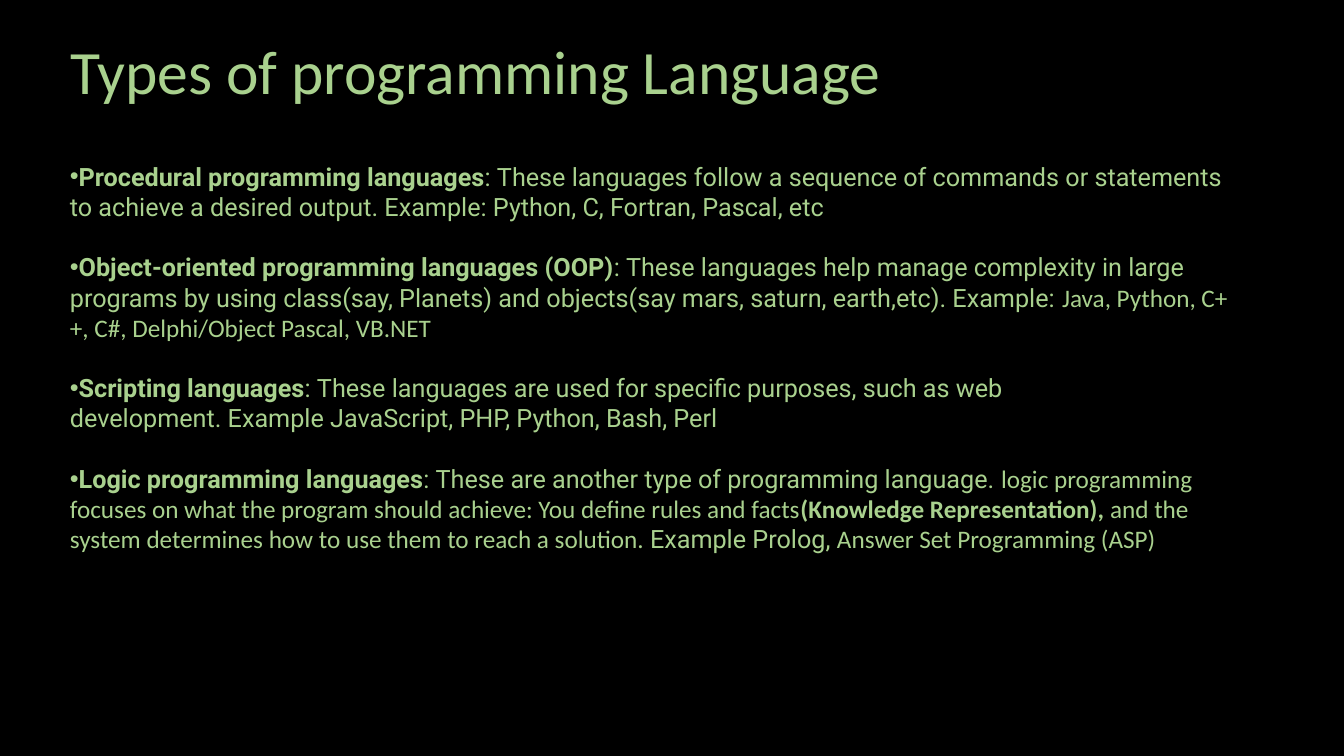
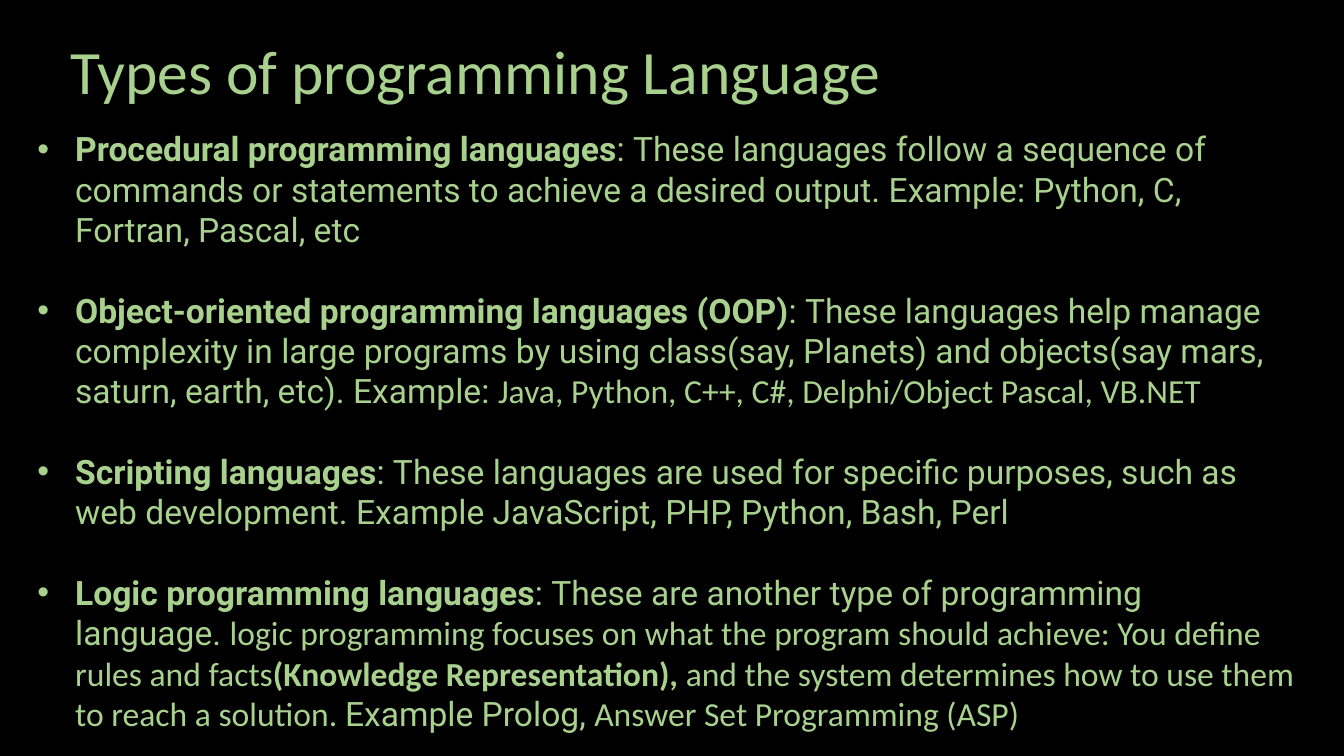
Before and after one commit to ash322ash422/tut_python, a slide deck: slide 15 of 01_Python_Essentials/L01-Intro-installation/01-1_what_is_programming_and_Why_Python.pptx (slide 13 before the commit). Drawn at 1344x756 pixels with LibreOffice and Linux fonts; fonts in the diff are those of the drawing; background and template pictures are left out. Boxes give left, top, right and bottom in pixels: in the first picture for what was removed or moved away, otherwise in the second. Text is boxed around its words. In the diff, an @@ line names an element or a change of style, - is before the commit and + after.

```diff
--- a/01_Python_Essentials/L01-Intro-installation/01-1_what_is_programming_and_Why_Python.pptx
+++ b/01_Python_Essentials/L01-Intro-installation/01-1_what_is_programming_and_Why_Python.pptx
@@ text "Procedural programming languages: These languages ...": place and size @@
-text "Procedural programming languages: These languages ..." at [70, 167, 1227, 554]
+text "Procedural programming languages: These languages ..." at [75, 135, 1293, 692]
@@ text at [75, 135, 1293, 692]: size 18 to 24 pt in "Procedural programming languages: These languages follow a ...", "Scripting languages: These languages are used for ...", "Logic programming languages: These are another type ..."; indent changed @@
@@ text at [75, 296, 1263, 411]: text changed; size 18 to 24 pt @@
-• Object-oriented programming languages (OOP): These languages help manage complexity in large programs by using class(say, Planets) and objects(say mars, saturn, earth,etc). Example: Java, Python, C++, C#, Delphi/Object Pascal, VB.NET
+• Object-oriented programming languages (OOP): These languages help manage complexity in large programs by using class(say, Planets) and objects(say mars, saturn, earth, etc). Example: Java, Python, C++, C#, Delphi/Object Pascal, VB.NET
```
Also in this commit, not shown: 2 other slides changed, 2 slides added, 3 slides removed, 26 other files.
